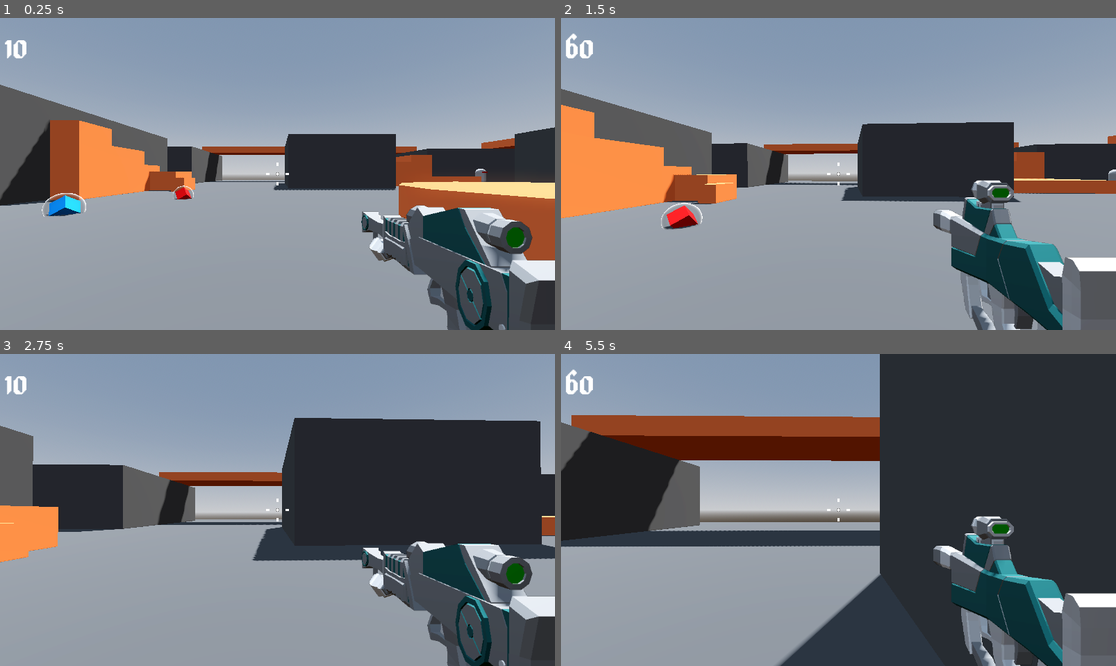
Above: before the commit, frames 1-4 (two rows, left to right).
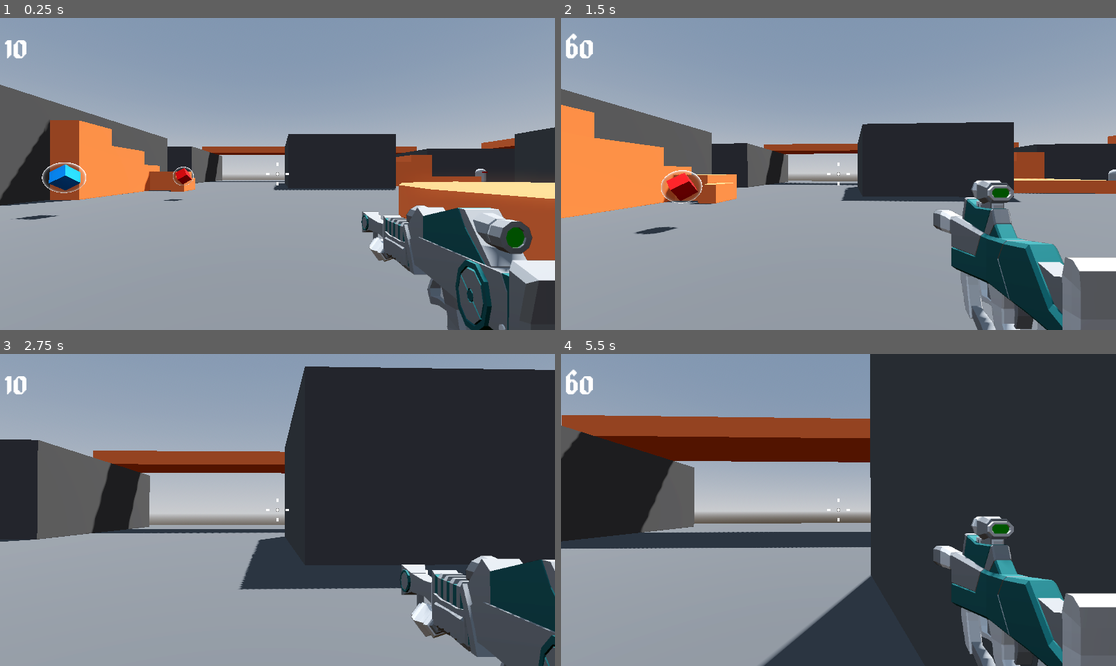
Above: after the commit, the same moments.

Repository: ericvennemeyer/RoboRampage
Game: Godot game, scene res://Levels/sandbox.tscn
Same seed, same stepped clock (60 frames per second), same inputs: the game is played once before the commit and once after it.
Inputs (mouse positions are in pixels of both pictures, inside the frame that each line leads up to):
- Up to frame 1 (0.25 s): no input
- Up to frame 2 (1.5 s): tap Enter at 0.5 s; move the mouse to (866, 174) at 0.52 s; hold 1 (weapon_1) 0.53-1.28 s; hold W (move_forward) from 0.53 s (still down); tap Space (jump) at 0.77 s; tap 2 (weapon_2) at 0.8, 1.35 s; move the mouse to (810, 174) at 1.27 s
- Up to frame 3 (2.75 s): keep holding W (move_forward); tap Space (jump) at 1.52 s; right-click (249, 510) at 1.55 s; move the mouse to (288, 503) at 2.02 s; hold Right mouse button (aim, bound only after the commit) from 2.03 s (still down); tap 1 (weapon_1) at 2.3 s
- Up to frame 4 (5.5 s): keep holding W (move_forward); move the mouse to (832, 516) at 2.77 s; release Right mouse button (aim, bound only after the commit) at 2.78 s; click (832, 516) at 2.85 s; tap Space (jump) at 3.02, 3.77, 4.52 s; tap 2 (weapon_2) at 3.05, 5.3 s; move the mouse to (877, 513) at 3.52 s; hold Mouse wheel up (next_weapon) 3.53-4.28 s; right-click (877, 513) at 3.8 s; move the mouse to (794, 506) at 4.27 s; tap Mouse wheel down (previous_weapon) at 4.35 s; tap 1 (weapon_1) at 4.55 s; move the mouse to (844, 510) at 5.02 s; hold 1 (weapon_1) from 5.03 s (still down)

The runs differ from the first frame. In frame 1, 1.2% of the frame differs, in the area x 2-35%, y 46-65%; in frame 2, 0.9%; in frame 3, 29%, in the area x 0-100%, y 4-100%; in frame 4, 4.0%.

Commit message:
4.28 -- Aiming and Zooming

Diff:
--- a/Levels/sandbox.tscn
+++ b/Levels/sandbox.tscn
@@ -222,7 +222,7 @@
 transform = Transform3D(1, 0, 0, 0, 1, 0, 0, 0, 1, -11.9175, 0.183535, 7.37149)
 
 [node name="BulletPickup" parent="Pickups" instance=ExtResource("5_forfm")]
-transform = Transform3D(1, 0, 0, 0, 1, 0, 0, 0, 1, 0, 0, -3)
+transform = Transform3D(1, 0, 0, 0, 1, 0, 0, 0, 1, 0, 1, -3)
 
 [node name="SmallBulletPickup" parent="Pickups" instance=ExtResource("6_o3scy")]
-transform = Transform3D(1, 0, 0, 0, 1, 0, 0, 0, 1, -2, 0, 1)
+transform = Transform3D(1, 0, 0, 0, 1, 0, 0, 0, 1, -2, 1, 1)
--- a/Pickups/pickup.tscn
+++ b/Pickups/pickup.tscn
@@ -8,6 +8,21 @@
 
 [sub_resource type="SphereShape3D" id="SphereShape3D_j6dbu"]
 radius = 1.0
+
+[sub_resource type="Animation" id="Animation_vx7qd"]
+length = 0.001
+tracks/0/type = "value"
+tracks/0/imported = false
+tracks/0/enabled = true
+tracks/0/path = NodePath("AmmoMesh:rotation")
+tracks/0/interp = 1
+tracks/0/loop_wrap = true
+tracks/0/keys = {
+"times": PackedFloat32Array(0),
+"transitions": PackedFloat32Array(1),
+"update": 0,
+"values": [Vector3(0.785398, 0, 0.785398)]
+}
 
 [sub_resource type="Animation" id="Animation_0pywb"]
 resource_name = "idle"
@@ -24,21 +39,6 @@
 "transitions": PackedFloat32Array(-2, -2),
 "update": 0,
 "values": [Vector3(0.785398, 0, 0.785398), Vector3(0.785398, 6.28319, 0.785398)]
-}
-
-[sub_resource type="Animation" id="Animation_vx7qd"]
-length = 0.001
-tracks/0/type = "value"
-tracks/0/imported = false
-tracks/0/enabled = true
-tracks/0/path = NodePath("AmmoMesh:rotation")
-tracks/0/interp = 1
-tracks/0/loop_wrap = true
-tracks/0/keys = {
-"times": PackedFloat32Array(0),
-"transitions": PackedFloat32Array(1),
-"update": 0,
-"values": [Vector3(0.785398, 0, 0.785398)]
 }
 
 [sub_resource type="AnimationLibrary" id="AnimationLibrary_vx7qd"]
--- a/Player/player.gd
+++ b/Player/player.gd
@@ -7,6 +7,7 @@
 @export var jump_height: float = 1.0
 @export var fall_multiplier: float = 2.5
 @export var max_hitpoints: int = 100
+@export var aim_multiplier: float = 0.7
 
 var mouse_motion: Vector2 = Vector2.ZERO
 var hitpoints: int = max_hitpoints:
@@ -18,15 +19,49 @@
 		print(hitpoints)
 		if hitpoints <= 0:
 			game_over_menu.game_over()
+var weapon_zoom_speed: float = 20.0
+
 
 @onready var camera_pivot: Node3D = $CameraPivot
 @onready var damage_animation_player: AnimationPlayer = $DamageTexture/DamageAnimationPlayer
 @onready var game_over_menu: Control = $GameOverMenu
 @onready var ammo_handler: AmmoHandler = %AmmoHandler
+#@onready var weapon_handler: Node3D = %WeaponHandler
+@onready var smooth_camera: Camera3D = %SmoothCamera
+@onready var weapon_camera: Camera3D = %WeaponCamera
+
+@onready var smooth_camera_fov := smooth_camera.fov
+@onready var weapon_camera_fov := weapon_camera.fov
 
 
 func _ready() -> void:
 	Input.mouse_mode = Input.MOUSE_MODE_CAPTURED
+
+
+func _process(delta: float) -> void:
+	if Input.is_action_pressed("aim"):
+		smooth_camera.fov = lerp(
+			smooth_camera.fov,
+			smooth_camera_fov * aim_multiplier,
+			delta * weapon_zoom_speed
+			)
+		weapon_camera.fov = lerp(
+			weapon_camera.fov,
+			weapon_camera_fov * aim_multiplier,
+			delta * weapon_zoom_speed
+			)
+	else:
+		smooth_camera.fov = lerp(
+			smooth_camera.fov,
+			smooth_camera_fov,
+			delta * weapon_zoom_speed * 1.5
+			)
+		weapon_camera.fov = lerp(
+			weapon_camera.fov,
+			weapon_camera_fov,
+			delta * weapon_zoom_speed * 1.5
+			)
+
 
 func _physics_process(delta: float) -> void:
 	handle_camera_rotation()
@@ -48,6 +83,9 @@
 	if direction:
 		velocity.x = direction.x * SPEED
 		velocity.z = direction.z * SPEED
+		if Input.is_action_pressed("aim"):
+			velocity.x *= aim_multiplier
+			velocity.y *= aim_multiplier
 	else:
 		velocity.x = move_toward(velocity.x, 0, SPEED)
 		velocity.z = move_toward(velocity.z, 0, SPEED)
@@ -60,6 +98,8 @@
 		Input.mouse_mode = Input.MOUSE_MODE_VISIBLE
 	if event is InputEventMouseMotion and Input.mouse_mode == Input.MOUSE_MODE_CAPTURED:
 		mouse_motion = -event.relative * 0.001
+		if Input.is_action_pressed("aim"):
+			mouse_motion *= aim_multiplier
 
 
 func handle_camera_rotation() -> void:
--- a/Player/player.tscn
+++ b/Player/player.tscn
@@ -94,6 +94,7 @@
 transform = Transform3D(1, 0, 0, 0, 1, 0, 0, 0, 1, 0, 0.3, 0)
 
 [node name="SmoothCamera" type="Camera3D" parent="CameraPivot"]
+unique_name_in_owner = true
 transform = Transform3D(1, 0, 0, 0, 1, 0, 0, 0, 1, 0, 0.3, 0)
 top_level = true
 cull_mask = 1048573
@@ -117,11 +118,13 @@
 render_target_update_mode = 4
 
 [node name="WeaponCamera" type="Camera3D" parent="SubViewportContainer/SubViewport"]
+unique_name_in_owner = true
 transform = Transform3D(1, 0, 0, 0, 1, 0, 0, 0, 1, 0, 0.3, 0)
 cull_mask = 2
 fov = 40.0
 
 [node name="WeaponHandler" type="Node3D" parent="SubViewportContainer/SubViewport/WeaponCamera" node_paths=PackedStringArray("weapon_1", "weapon_2")]
+unique_name_in_owner = true
 script = ExtResource("3_od3ui")
 weapon_1 = NodePath("Rifle")
 weapon_2 = NodePath("SMG")
--- a/Player/weapon_handler.gd
+++ b/Player/weapon_handler.gd
@@ -3,6 +3,8 @@
 
 @export var weapon_1: Node3D
 @export var weapon_2: Node3D
+
+var current_weapon: Node3D
 
 
 func _ready() -> void:
@@ -29,6 +31,8 @@
 		else:
 			child.visible = false
 			child.set_process(false)
+
+	current_weapon = active_weapon
 
 
 func change_weapon(index_modifier: int) -> void:
--- a/project.godot
+++ b/project.godot
@@ -71,3 +71,8 @@
 "events": [Object(InputEventMouseButton,"resource_local_to_scene":false,"resource_name":"","device":-1,"window_id":0,"a …(258 unchanged characters)…
 ]
 }
+aim={
+"deadzone": 0.2,
+"events": [Object(InputEventMouseButton,"resource_local_to_scene":false,"resource_name":"","device":-1,"window_id":0,"alt_pressed":false,"shift_pressed":false,"ctrl_pressed":false,"meta_pressed":false,"button_mask":2,"position":Vector2(478, 28),"global_position":Vector2(492, 101),"factor":1.0,"button_index":2,"canceled":false,"pressed":true,"double_click":false,"script":null)
+]
+}
